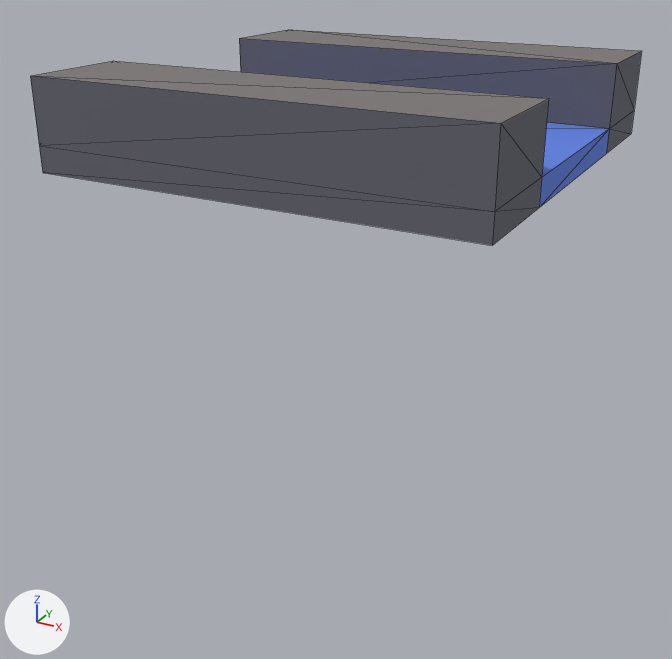
Two versions of the FBX model Assets/Modeling/Background/Fbx/Floor_05.FBX, one commit apart.
Both versions are drawn from a 50 mm camera at (0.978, -1.901, 0.288) aimed at (-0.026, -0.076, -0.624). The lights are fixed; the arrows at lower left show +X, +Y and +Z. Mesh edges are drawn as thin lines. Where no turn or scale is listed for an object, it has been applied to the vertices. Vertices at the same position are counted once.

Before the edit, the objects in view are built like this:
```python
me_mesh = bpy.data.meshes.new('Mesh')
me_mesh.from_pydata(...)  # 24 vertices, 38 faces; spans x -0.5..0.5, y -0.5..0.5, z -0.2..0.0
me_mesh.materials.append(mat_material__30)  # picture img_floor_05_psd
# before: 12 (-0.5, -0.25, -0.2), 13 (-0.5, 0.25, -0.2), 14 (0.5, -0.25, -0.2) at pixel (539, 207), 15 (0.5, 0.25, -0.2) at pixel (606, 153), 17 (-0.5, 0.5, -0.2)
# before: 19 (0.5, 0.5, -0.2) at pixel (631, 133), 22 (-0.5, -0.5, -0.2) at pixel (42, 172), 23 (0.5, -0.5, -0.2) at pixel (492, 245)
ob_floor_05 = bpy.data.objects.new('Floor_05', me_mesh)
ob_floor_05.location = (0.0, 0.0, 0.0)
```
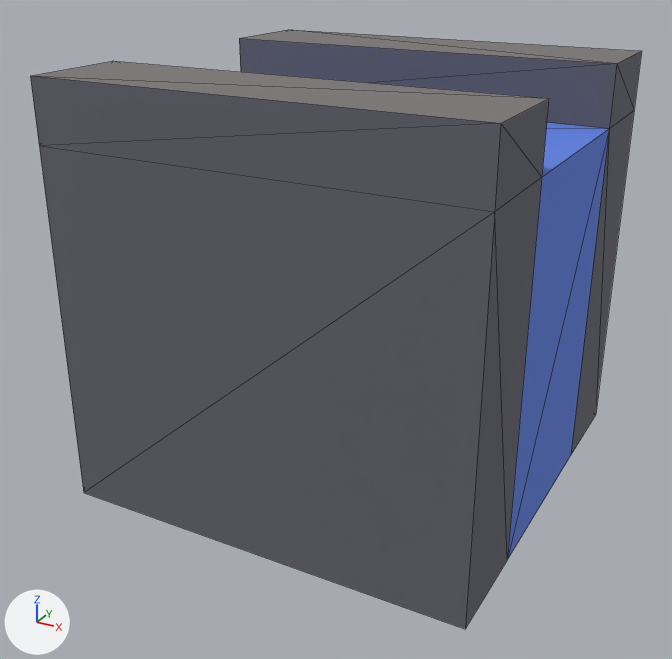
Changed parts and their boxes [x1, y1, x2, y2] in the pictures (672 x 659 px; the box of a moved part takes in the faces that stretch with it):
```json
{"object": "Floor_05", "change": "reshaped", "before": [30, 30, 642, 245], "after": [30, 30, 642, 629], "on screen": "178% taller"}
{"part": 1, "of": "me_mesh", "change": "moved or reshaped", "before": [42, 128, 631, 245], "after": [42, 128, 631, 629]}
```

Edits to the scene script, one JSON object a line:
```json
{"block": "me_mesh", "where": "me_mesh.from_pydata(...)  # 24 vertices, 38 faces; spans x -0.5..0.5, y -0.5..0.5, z -0.2..0.0"}
{"block": "me_mesh", "where": "# used by ob_floor_05; location = (0.0, 0.0, 0.0)"}
{"block": "me_mesh", "change": "me_mesh part 1"}
{"op": "add", "block": "me_mesh", "code": "for i in [*range(12, 16), 17, 19, 22, 23]: me_mesh.vertices[i].co += Vector((0.0, 0.0, -0.8))"}
```
